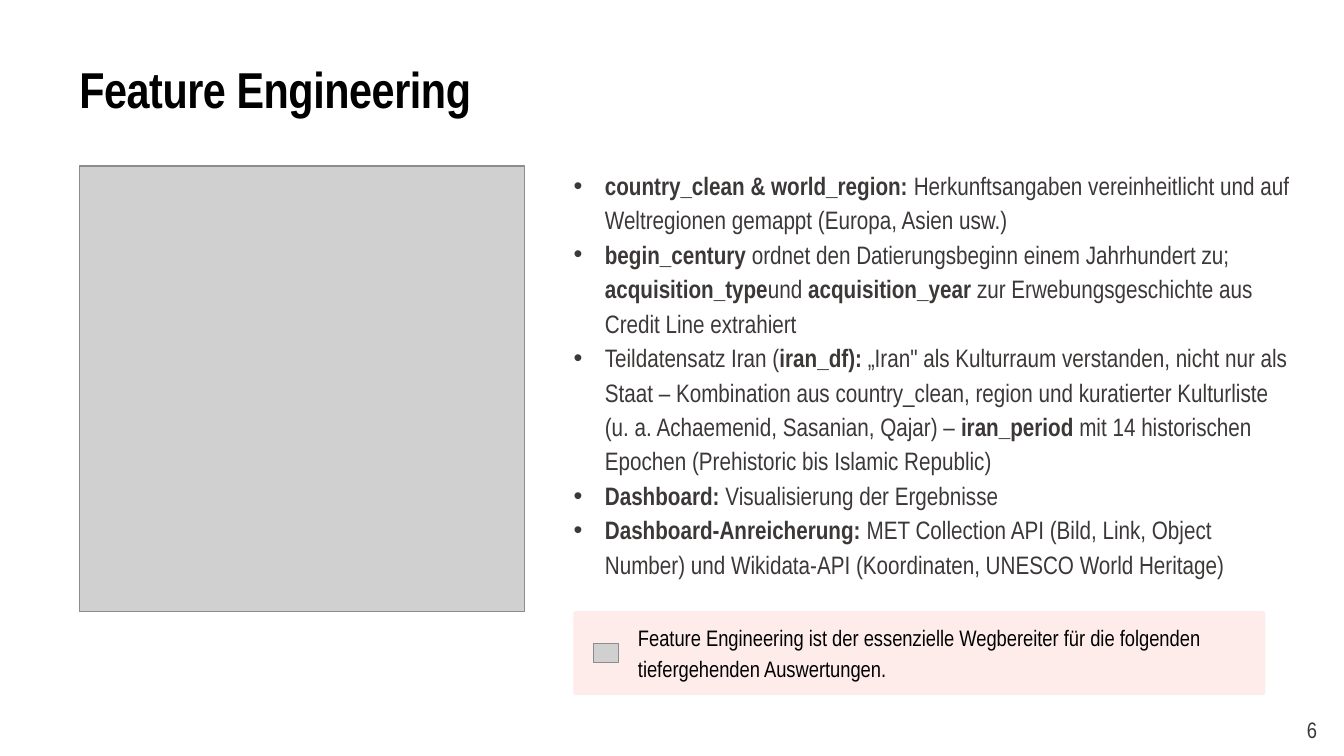
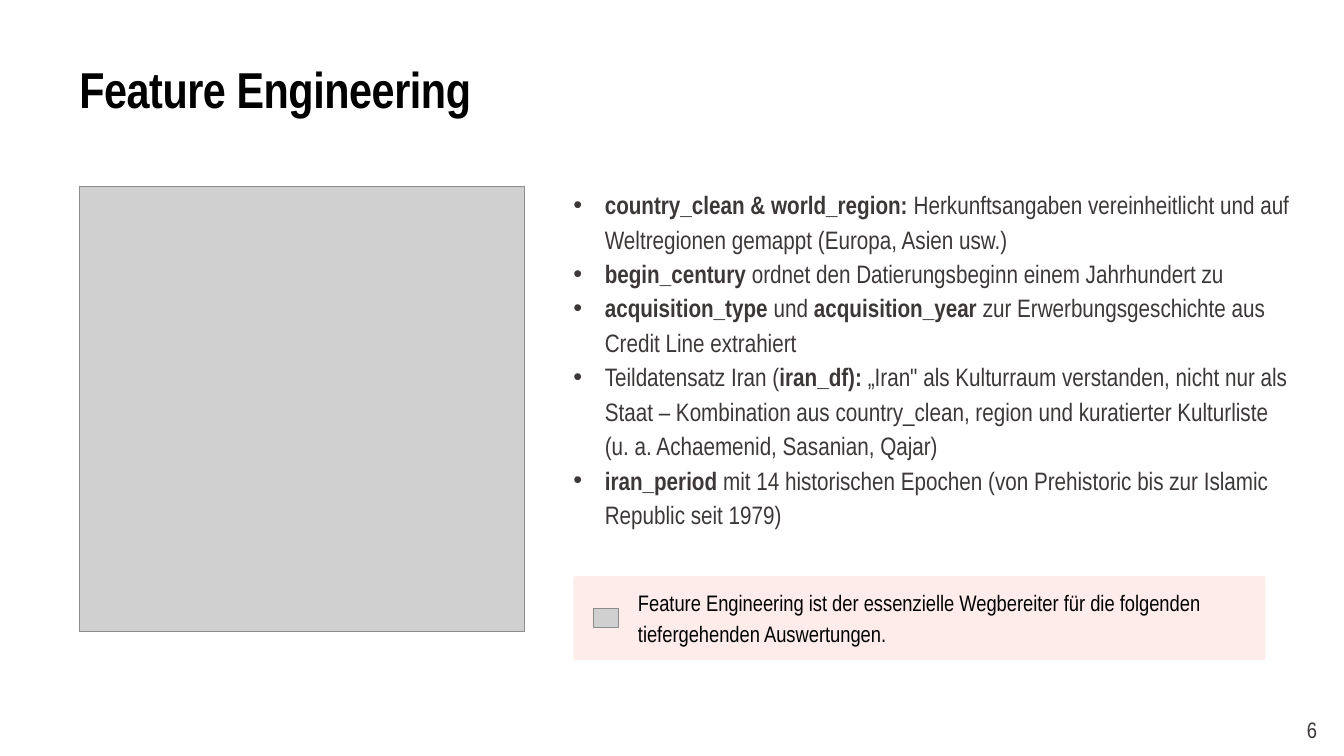
Before and after one commit to dr-dennis-theiss/met-iran-collection-analysis, a slide deck: slide 7 of presentation.pptx. Drawn at 1344x756 pixels with LibreOffice and Linux fonts; fonts in the diff are those of the drawing; grey boxes stand for pictures. Boxes give left, top, right and bottom in pixels: in the first picture for what was removed or moved away, otherwise in the second. Text is boxed around its words. In the diff, an @@ line names an element or a change of style, - is before the commit and + after.

```diff
--- a/presentation.pptx
+++ b/presentation.pptx
@@ picture: place and size @@
-picture at [80, 166, 525, 612]
+picture at [80, 187, 525, 632]
@@ text "country_clean & world_region: Herkunftsangaben vereinheitlic ...": place and size @@
-text "country_clean & world_region: Herkunftsangaben vereinheitlic ..." at [605, 176, 1289, 580]
+text "country_clean & world_region: Herkunftsangaben vereinheitlic ..." at [605, 195, 1289, 530]
@@ text at [605, 264, 1287, 530]: text changed @@
-• begin_century ordnet den Datierungsbeginn einem Jahrhundert zu; acquisition_typeund acquisition_year zur Erwebungsgeschichte aus Credit Line extrahiert
-• Teildatensatz Iran (iran_df): „Iran" als Kulturraum verstanden, nicht nur als Staat – Kombination aus country_clean, region und kuratierter Kulturliste (u. a. Achaemenid, Sasanian, Qajar) – iran_period mit 14 historischen Epochen (Prehistoric bis Islamic Republic)
-• Dashboard: Visualisierung der Ergebnisse
-• Dashboard-Anreicherung: MET Collection API (Bild, Link, Object Number) und Wikidata-API (Koordinaten, UNESCO World Heritage)
+• begin_century ordnet den Datierungsbeginn einem Jahrhundert zu
+• acquisition_type und acquisition_year zur Erwerbungsgeschichte aus Credit Line extrahiert
+• Teildatensatz Iran (iran_df): „Iran" als Kulturraum verstanden, nicht nur als Staat – Kombination aus country_clean, region und kuratierter Kulturliste (u. a. Achaemenid, Sasanian, Qajar)
+• iran_period mit 14 historischen Epochen (von Prehistoric bis zur Islamic Republic seit 1979)
@@ 1 picture, 1 text, 1 rounded rectangle: place and size @@
-1 picture, 1 text, 1 rounded rectangle at [574, 611, 1265, 695]
+1 picture, 1 text, 1 rounded rectangle at [574, 576, 1265, 659]
```
Also in this commit, not shown: 8 other slides changed, 1 slide added.
